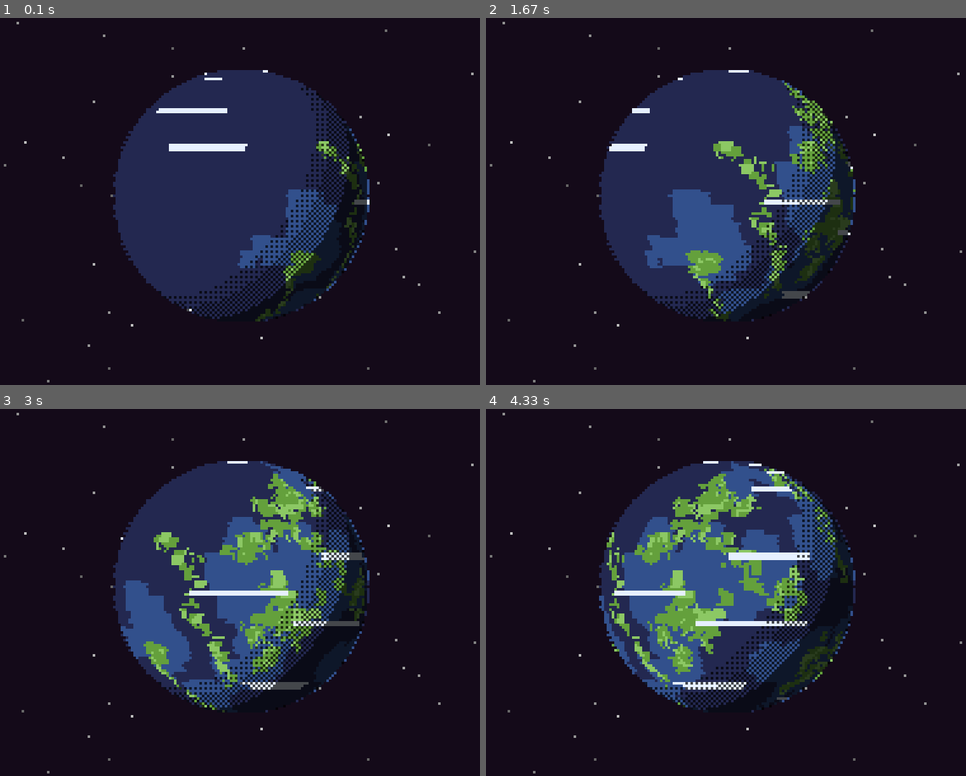
Above: before the commit, frames 1-4 (two rows, left to right).
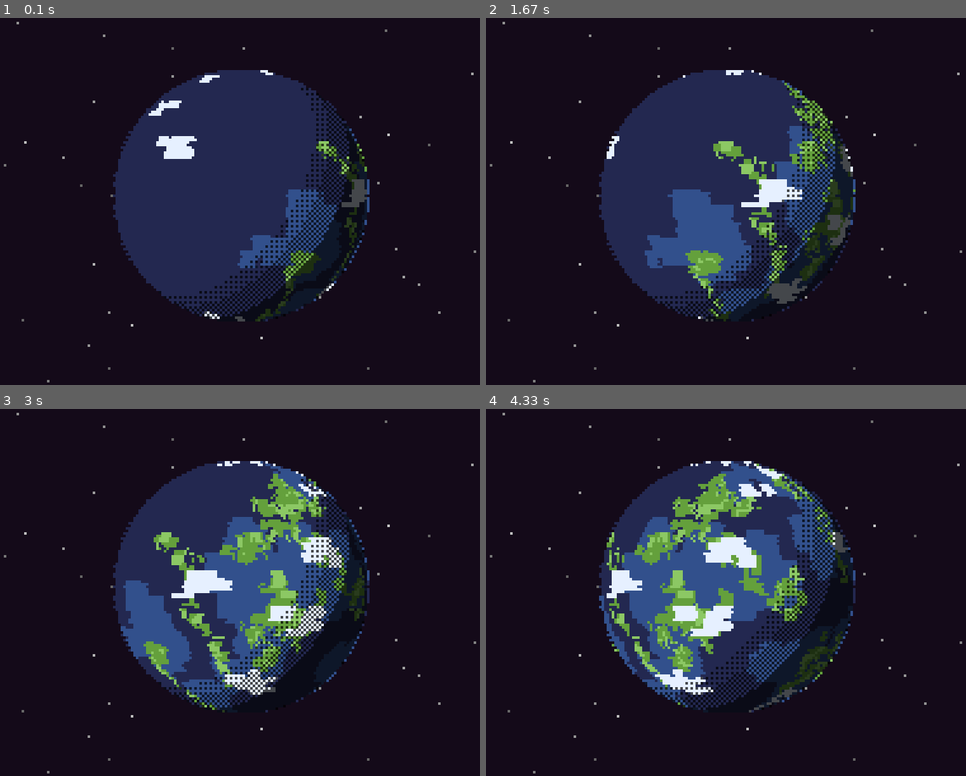
Above: after the commit, the same moments.

Repository: Thak676/pygame_planet_generator
Game: pygame game, started from main.py
The game is run twice, just before and just after one commit, with the same random seed, the same clock (stepped at 60 frames per second) and the same inputs.
Inputs:
- Up to frame 1 (0.1 s): no input
- Up to frame 2 (1.67 s): no input
- Up to frame 3 (3 s): no input
- Up to frame 4 (4.33 s): no input

The runs differ from the first frame. In frame 1, 1.2% of the frame differs, in the area x 30-77%, y 14-83%; in frame 2, 1.6%; in frame 3, 2.6%; in frame 4, 3.1%, in the area x 25-76%, y 14-83%.

Commit message:
clouds have more variety now

Diff:
--- a/main.py
+++ b/main.py
@@ -85,15 +85,32 @@
 
     random.seed() # Reset seed
 
-    # 3. Clouds (Horizontal strips)
-    for _ in range(20):
-        y = random.randint(0, h)
-        width_cloud = random.randint(10, 40)
-        x = random.randint(0, w)
-        cloud_surf = pygame.Surface((width_cloud, 2))
-        cloud_surf.fill(C_CLOUD)
-        surf.blit(cloud_surf, (x, y))
-        surf.blit(cloud_surf, (x - w, y)) # Wrap
+    # 3. Clouds (Blobby shapes)
+    num_clouds = 25
+    for _ in range(num_clouds):
+        cx = random.randint(0, w)
+        cy = random.randint(0, h)
+
+        # Build cloud out of multiple small puffs
+        num_puffs = random.randint(4, 9)
+        for _ in range(num_puffs):
+            puff_w = random.randint(4, 9)
+            puff_h = random.randint(2, 5)
+
+            # Scatter puffs around center
+            ox = random.randint(-8, 8)
+            oy = random.randint(-3, 3)
+
+            px, py = cx + ox, cy + oy
+
+            # Draw puff
+            pygame.draw.rect(surf, C_CLOUD, (px, py, puff_w, puff_h))
+
+            # Handle wrapping for X axis
+            if px < 0:
+                pygame.draw.rect(surf, C_CLOUD, (px + w, py, puff_w, puff_h))
+            elif px + puff_w > w:
+                pygame.draw.rect(surf, C_CLOUD, (px - w, py, puff_w, puff_h))
 
     return surf
 
